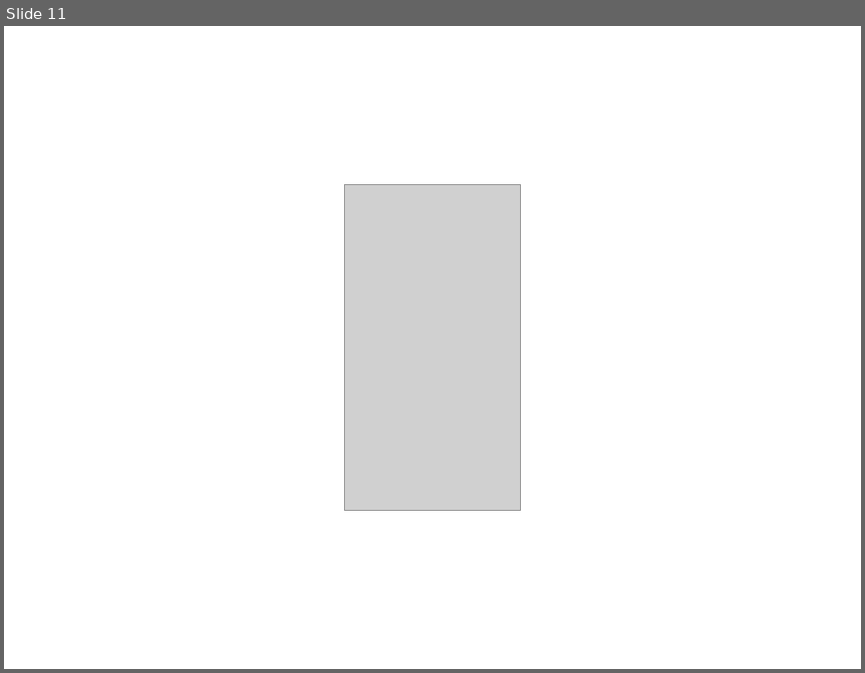
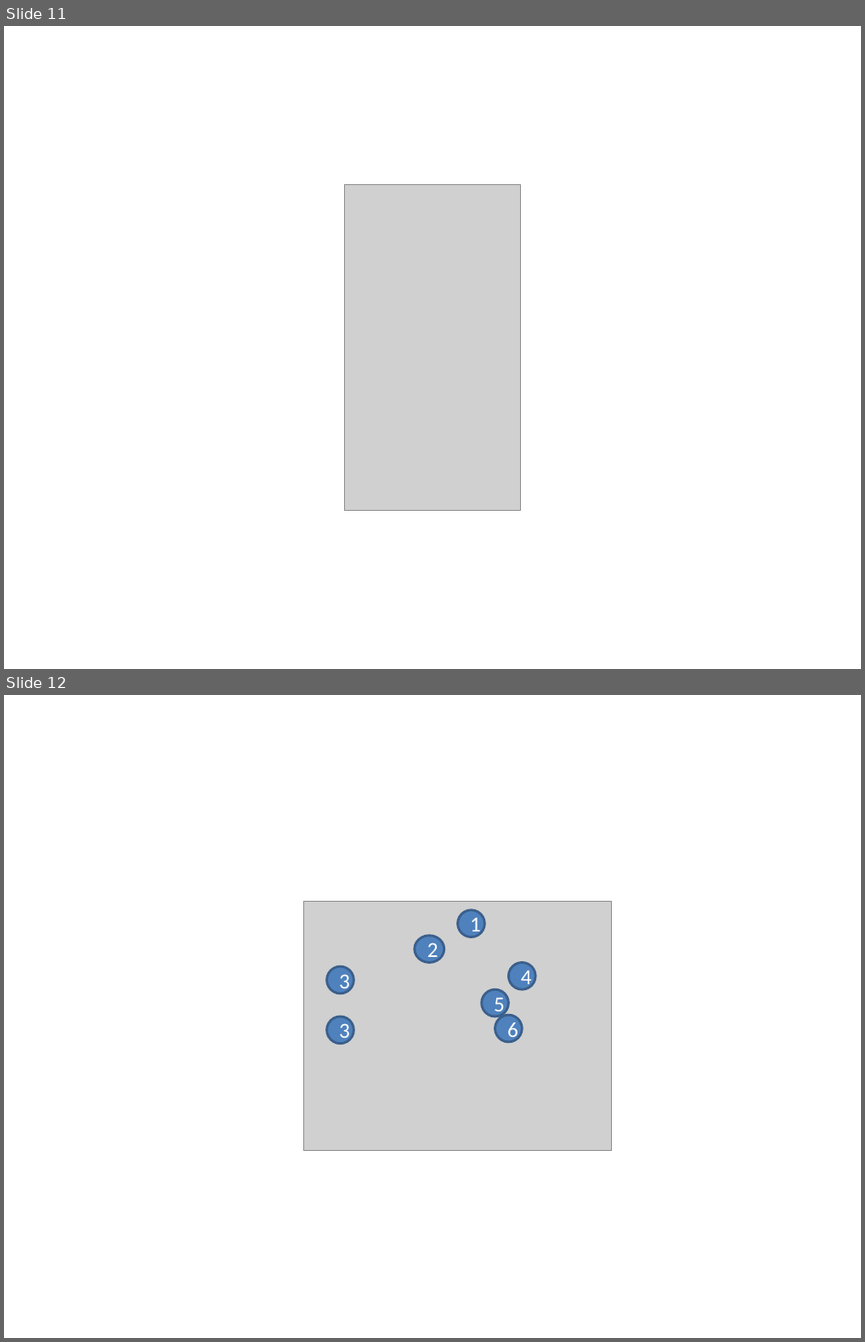
Before and after one commit to wp-plugins/bbp-style-pack, a slide deck: images/style.pptx. Shown one above the other, each under a label of ours: slide 11 before the commit, slides 11 and 12 after it. The pictures are 865x673 and 865x1342 pixels, drawn with LibreOffice and Linux fonts; fonts in the diff are those of the drawing; grey boxes stand for pictures. Boxes give left, top, right and bottom in pixels: in the first picture for what was removed or moved away, otherwise in the second. Text is boxed around its words. In the diff, an @@ line names an element or a change of style, - is before the commit and + after.

```diff
--- a/images/style.pptx
+++ b/images/style.pptx
@@ slide 12 added at (4,695,861,1338), background #FFFFFF @@
@@ picture added at (304,901,612,1150) @@
@@ ellipse added at (457,910,483,936), fill #4F81BD, outline #3A5F8C 2 pt, 18 pt, text #FFFFFF @@
+1
@@ ellipse added at (415,936,444,962), fill #4F81BD, outline #3A5F8C 2 pt, 18 pt, text #FFFFFF @@
+2
@@ ellipse added at (327,967,353,993), fill #4F81BD, outline #3A5F8C 2 pt, 18 pt, text #FFFFFF @@
+3
@@ ellipse added at (509,962,535,989), fill #4F81BD, outline #3A5F8C 2 pt, 18 pt, text #FFFFFF @@
+4
@@ ellipse added at (481,990,508,1016), fill #4F81BD, outline #3A5F8C 2 pt, 18 pt, text #FFFFFF @@
+5
@@ ellipse added at (327,1016,353,1043), fill #4F81BD, outline #3A5F8C 2 pt, 18 pt, text #FFFFFF @@
+3
@@ ellipse added at (495,1015,522,1041), fill #4F81BD, outline #3A5F8C 2 pt, 18 pt, text #FFFFFF @@
+6
```
Also in this commit, not shown: 8 other files.
